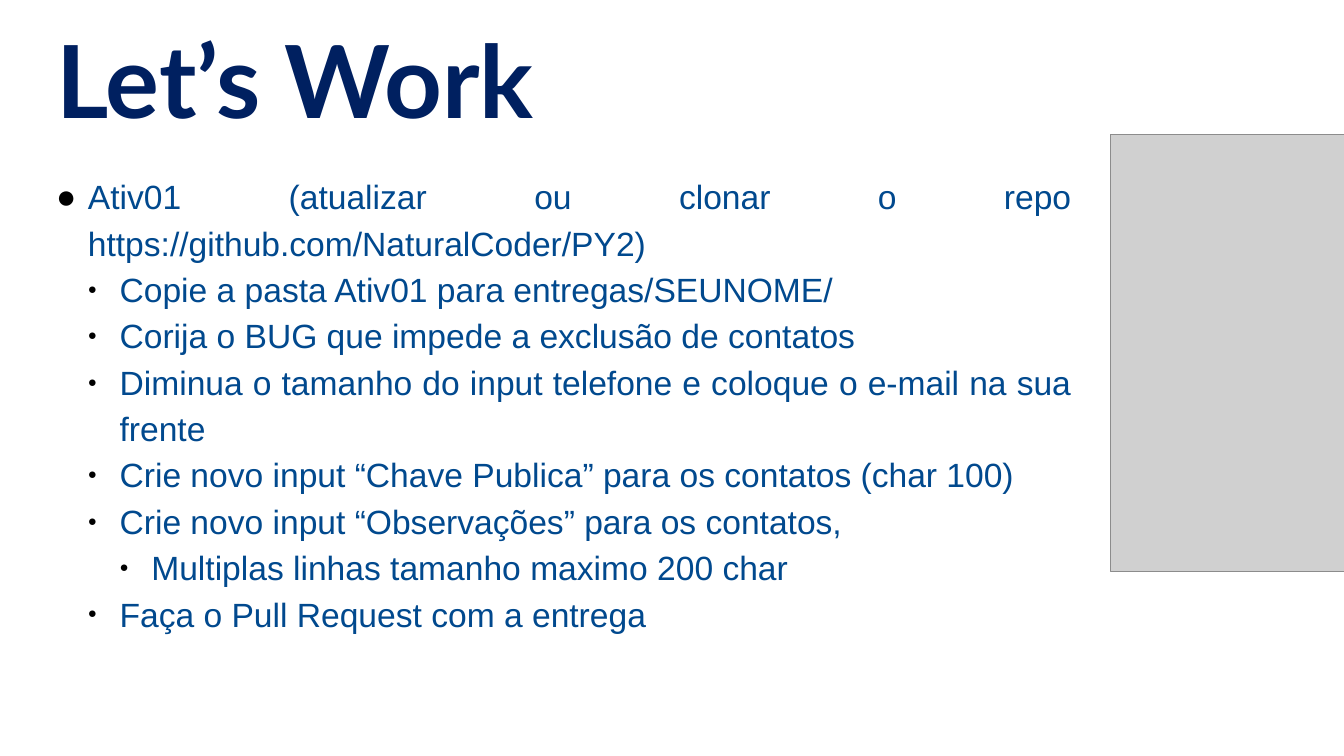
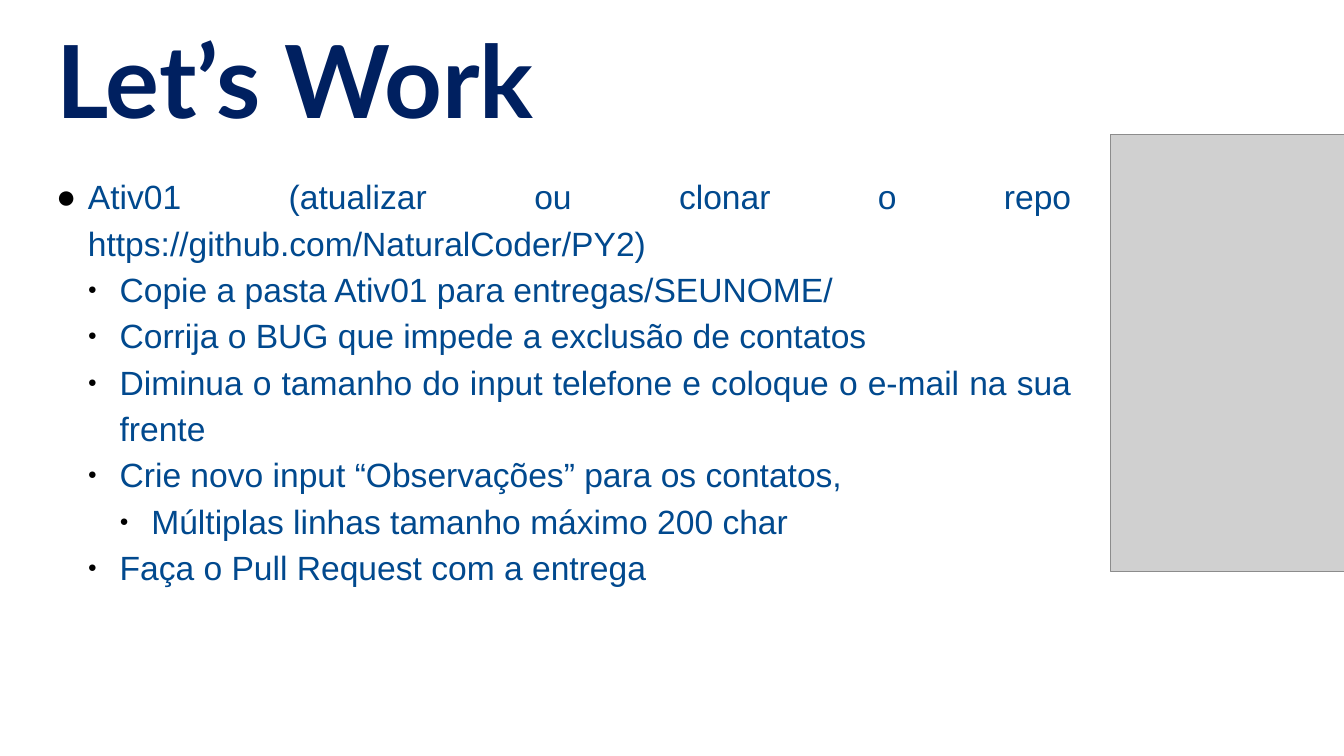
Before and after one commit to alandsilvasouza/PY2, a slide deck: slide 10 of aula11/Aula11.pptx (slide 9 before the commit). Drawn at 1344x756 pixels with LibreOffice and Linux fonts; fonts in the diff are those of the drawing; grey boxes stand for pictures. Boxes give left, top, right and bottom in pixels: in the first picture for what was removed or moved away, otherwise in the second. Text is boxed around its words. In the diff, an @@ line names an element or a change of style, - is before the commit and + after.

```diff
--- a/aula11/Aula11.pptx
+++ b/aula11/Aula11.pptx
@@ text at box(120, 323, 866, 354): text changed @@
-  ● Corija o BUG que impede a exclusão de contatos
+  ● Corrija o BUG que impede a exclusão de contatos
@@ text at box(120, 462, 1013, 494): paragraph removed @@
-  ● Crie novo input “Chave Publica” para os contatos (char 100)
@@ text at box(151, 509, 788, 540): text changed @@
-    ● Multiplas linhas tamanho maximo 200 char
+    ● Múltiplas linhas tamanho máximo 200 char
```
Also in this commit, not shown: 1 other slide changed, 1 slide added.
